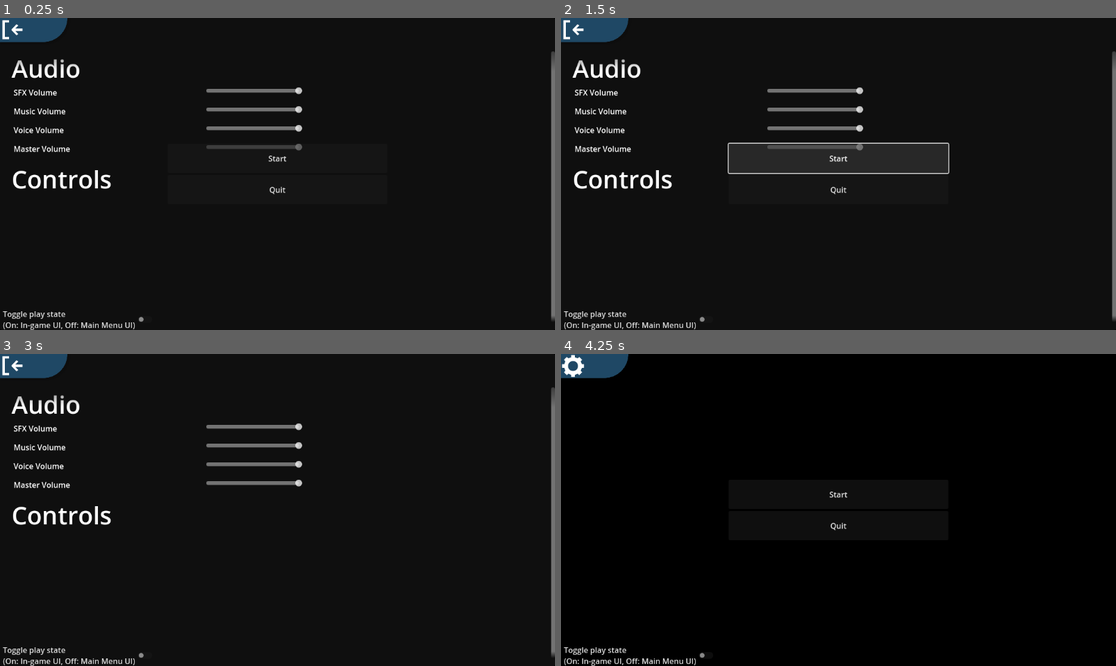
Above: before the commit, frames 1-4 (two rows, left to right).
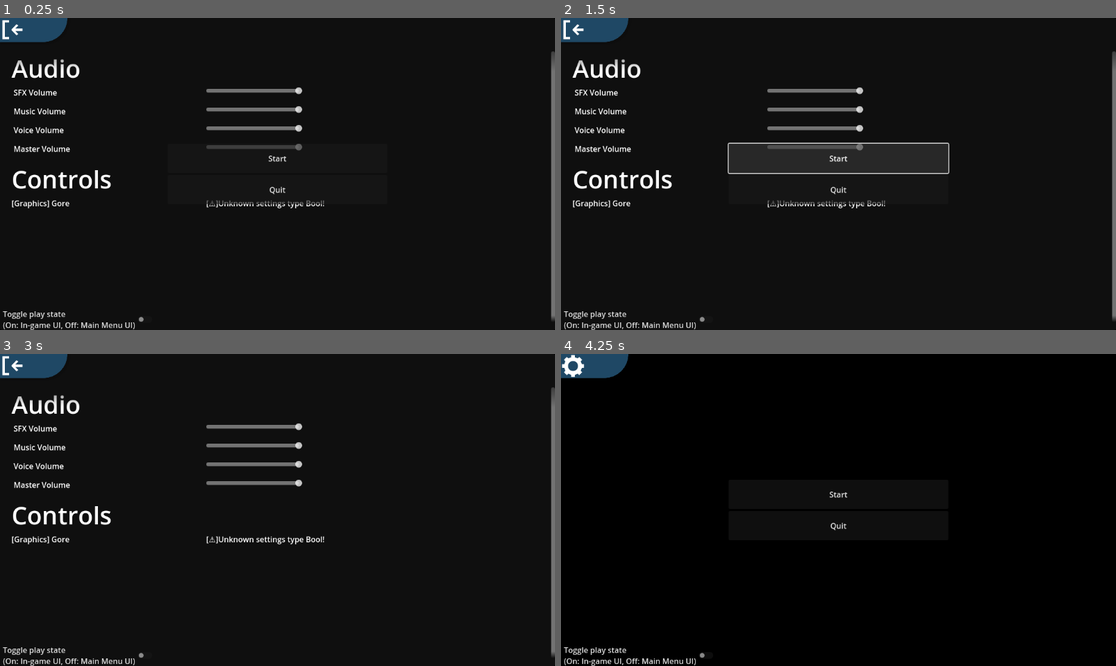
Above: after the commit, the same moments.

Repository: avetharun/GodotGameJam6-14
Game: Godot game, scene res://Scenes/Menu.tscn
Two runs of this game, one before a commit and one after it. Both use one fixed random seed, a clock stepped at 60 frames per second and the inputs below.
Inputs (mouse positions are in pixels of both pictures, inside the frame that each line leads up to):
- Up to frame 1 (0.25 s): no input
- Up to frame 2 (1.5 s): click "Start" at 0.5 s; click "Start" at 1.25 s
- Up to frame 3 (3 s): click (33, 366) at 2 s; click (33, 366) at 2.75 s
- Up to frame 4 (4.25 s): click (594, 366) at 3.5 s

The runs differ from the first frame. In frame 1, 0.3% of the frame differs, in the area x 2-59%, y 58-62%; in frame 2, 0.3%; in frame 3, 0.4%; in frame 4, nothing differs.

Commit message:
Bool, Enum, String stubs options

Diff:
--- a/Scripts/SettingsValue.gd
+++ b/Scripts/SettingsValue.gd
@@ -1,6 +1,6 @@
 class_name SettingsValue extends Resource
 
-@export_enum("Slider Zero to One", "Keybind") var Type : String
+@export_enum("Slider Zero to One", "Keybind", "Enum", "String", "Bool") var Type : String
 @export_enum("Hidden", "Visible") var State : String = "Visible"
 @export var DefaultValue : String
 @export var Name : String
--- a/SettingsBase_Resource.tres
+++ b/SettingsBase_Resource.tres
@@ -45,6 +45,13 @@
 DefaultValue = "S"
 Name = "[Controls] Move Down"
 
+[sub_resource type="Resource" id="Resource_76ush"]
+script = ExtResource("1_qocur")
+Type = "Bool"
+State = "Visible"
+DefaultValue = ""
+Name = "[Graphics] Gore"
+
 [resource]
 script = ExtResource("1_r0r1t")
-Settings = Array[ExtResource("1_qocur")]([SubResource("Resource_bdjrb"), SubResource("Resource_yh84j"), SubResource("Resource_u3yab"), SubResource("Resource_yt170"), SubResource("Resource_3e386"), SubResource("Resource_0o5fy")])
+Settings = Array[ExtResource("1_qocur")]([SubResource("Resource_bdjrb"), SubResource("Resource_yh84j"), SubResource("Resource_u3yab"), SubResource("Resource_yt170"), SubResource("Resource_3e386"), SubResource("Resource_0o5fy"), SubResource("Resource_76ush")])
Not shown: 1 places in SettingsBase_Resource.tres that only renumber resources
